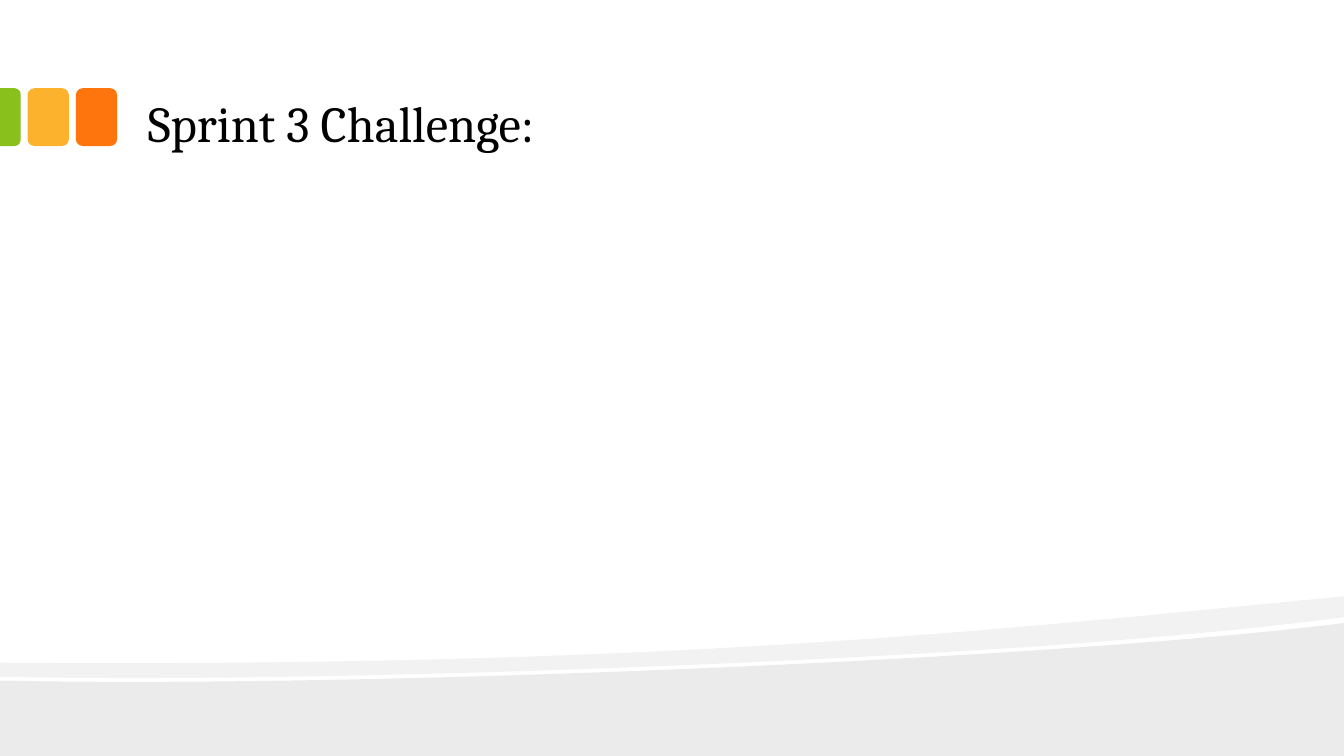
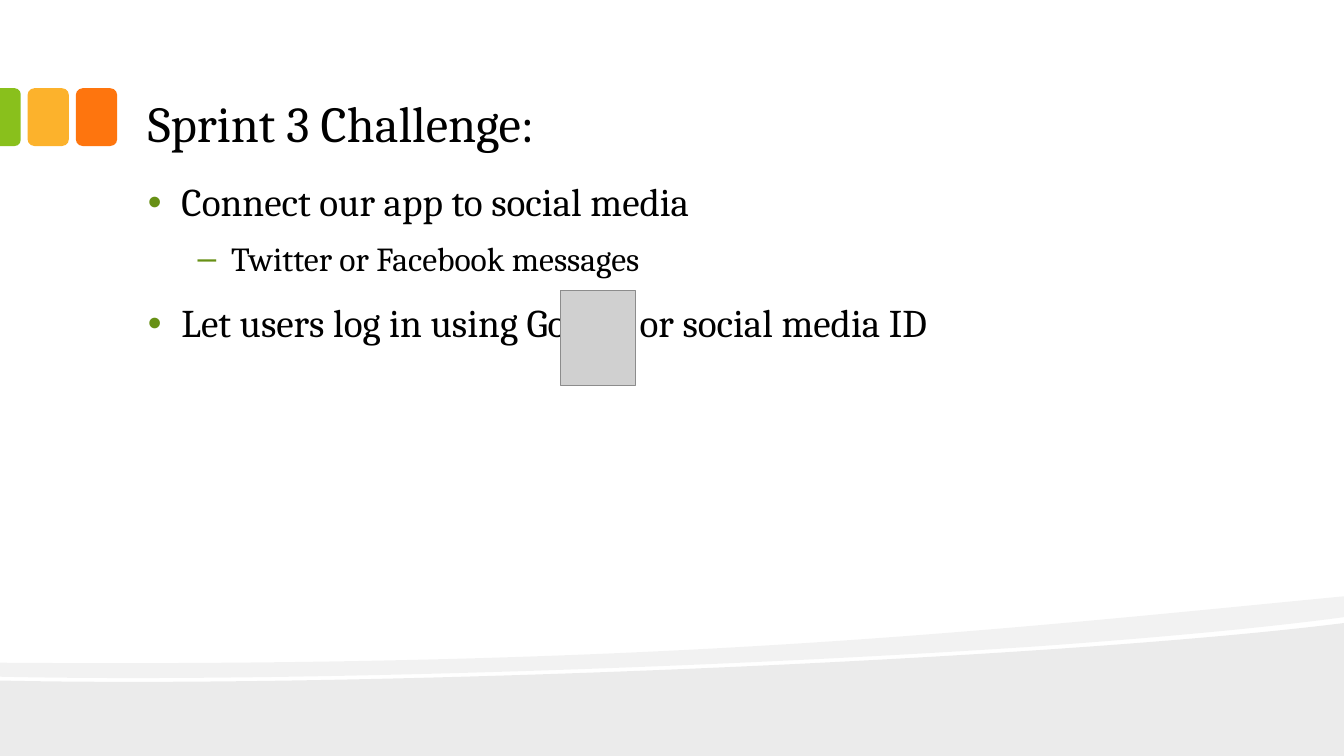
Before and after one commit to pclundaahl/grocerybuddy, a slide deck: slide 6 of Team Docs/Sprint 3 Planning Presentation.pptx. Drawn at 1344x756 pixels with LibreOffice and Linux fonts; fonts in the diff are those of the drawing; grey boxes stand for pictures. Boxes give left, top, right and bottom in pixels: in the first picture for what was removed or moved away, otherwise in the second. Text is boxed around its words. In the diff, an @@ line names an element or a change of style, - is before the commit and + after.

Commit message:
added challenge 3 slide to ppt

```diff
--- a/Team Docs/Sprint 3 Planning Presentation.pptx
+++ b/Team Docs/Sprint 3 Planning Presentation.pptx
@@ text added at [181, 188, 927, 346], 28 pt, text #000000 @@
+• Connect our app to social media
+  – Twitter or Facebook messages
+• Let users log in using Google or social media ID
@@ picture added at [561, 290, 635, 385] @@
```
